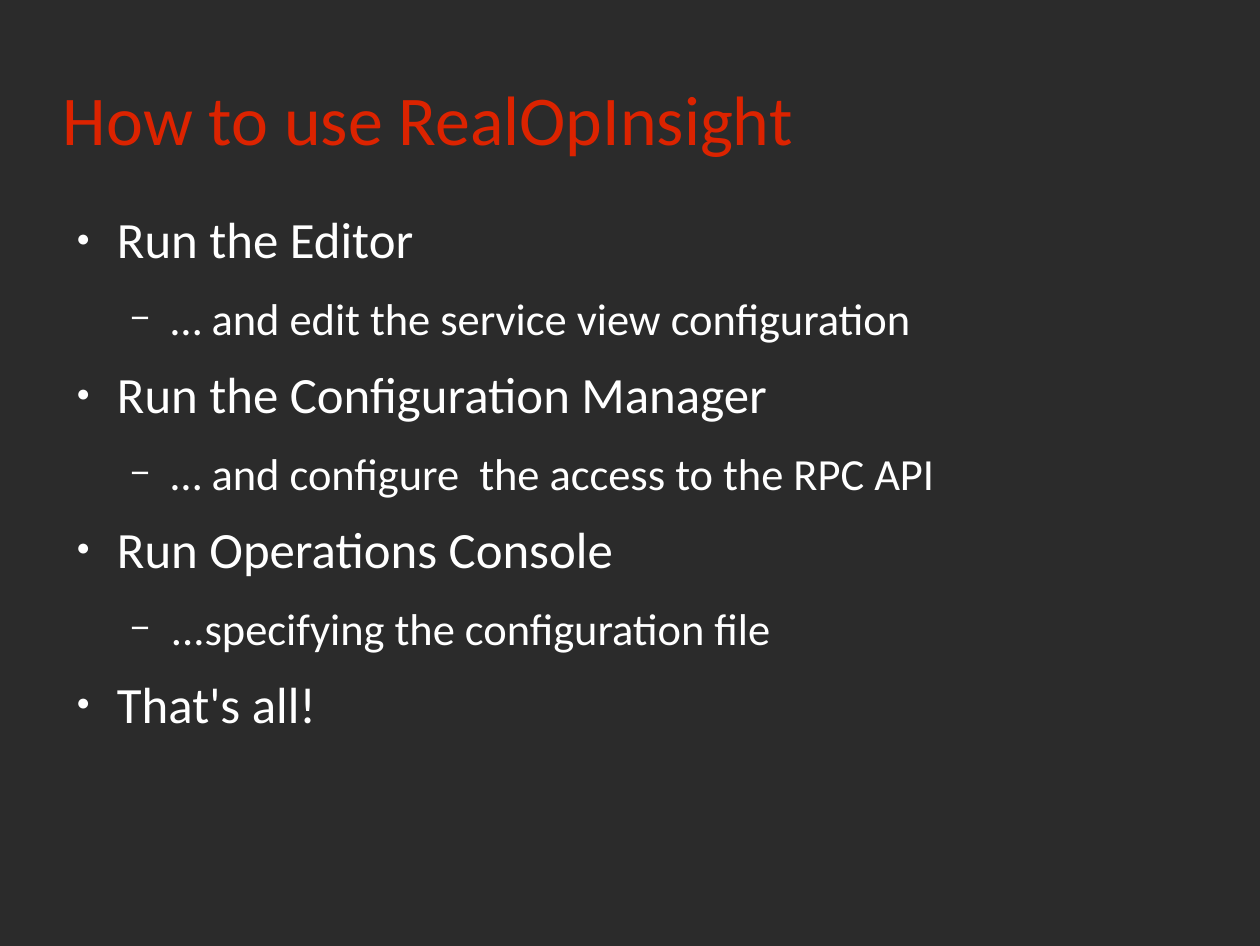
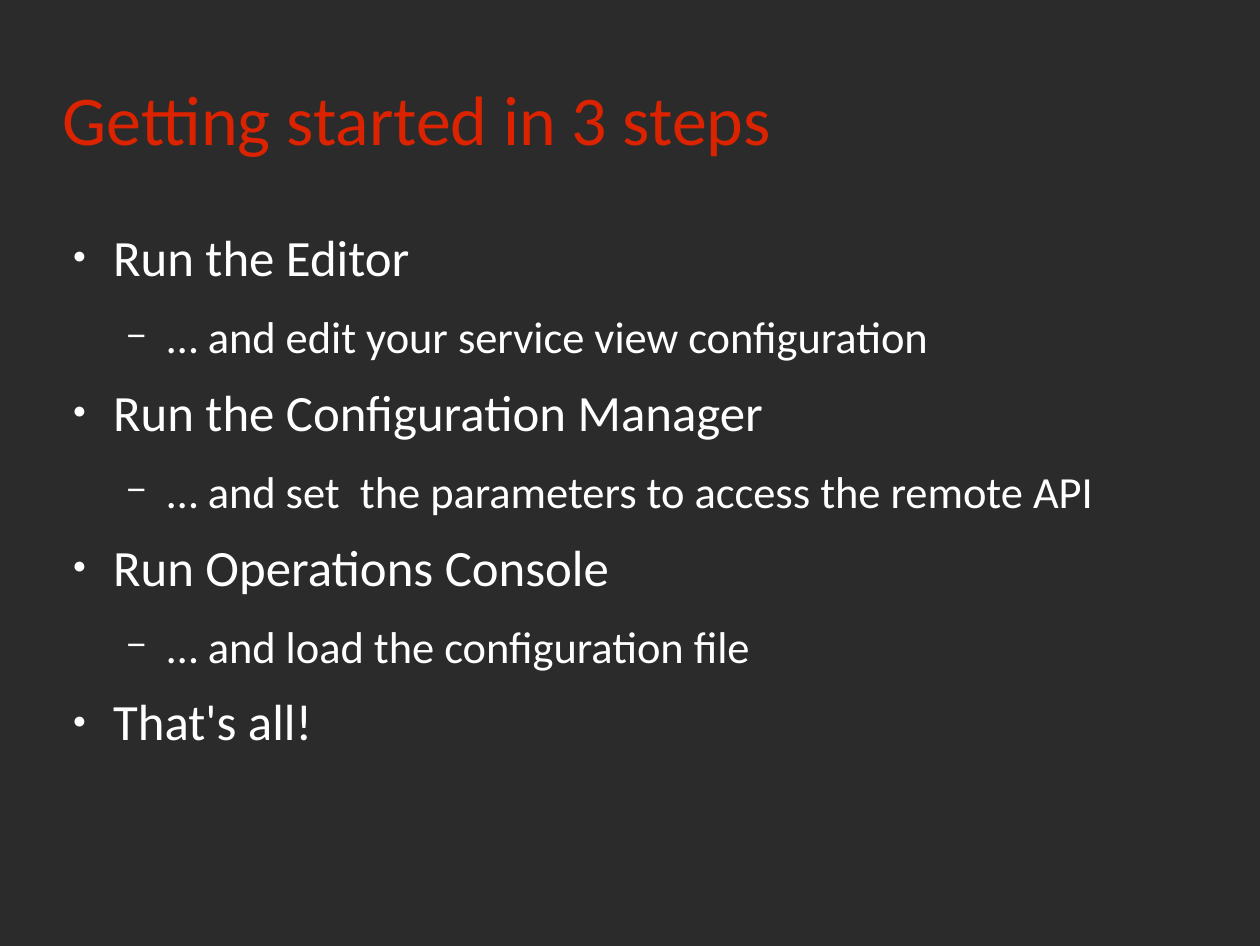
Before and after one commit to rchakode/realopinsight, a slide deck: slide 27 of doc/talks/rmll-2013.odp (slide 25 before the commit). Drawn at 1260x946 pixels with LibreOffice and Linux fonts; fonts in the diff are those of the drawing; background and template pictures are left out; a plain dark background stands for a picture behind light text. Boxes give left, top, right and bottom in pixels: in the first picture for what was removed or moved away, otherwise in the second. Text is boxed around its words. In the diff, an @@ line names an element or a change of style, - is before the commit and + after.

```diff
--- a/doc/talks/rmll-2013.odp
+++ b/doc/talks/rmll-2013.odp
@@ title at [63, 96, 771, 157]: text changed @@
-How to use RealOpInsight
+Getting started in 3 steps
@@ text "Run the Editor": place and size @@
-text "Run the Editor" at [117, 222, 934, 724]
+text "Run the Editor" at [113, 240, 1093, 741]
@@ text at [208, 322, 927, 361]: text changed @@
-  − … and edit the service view configuration
+  − … and edit your service view configuration
@@ text at [208, 477, 1093, 515]: text changed @@
-  − … and configure the access to the RPC API
+  − … and set the parameters to access the remote API
@@ text at [208, 632, 750, 671]: text changed @@
-  − ...specifying the configuration file
+  − … and load the configuration file
```
Also in this commit, not shown: 9 other slides changed, 4 slides added, 3 slides removed, 2 other files.
